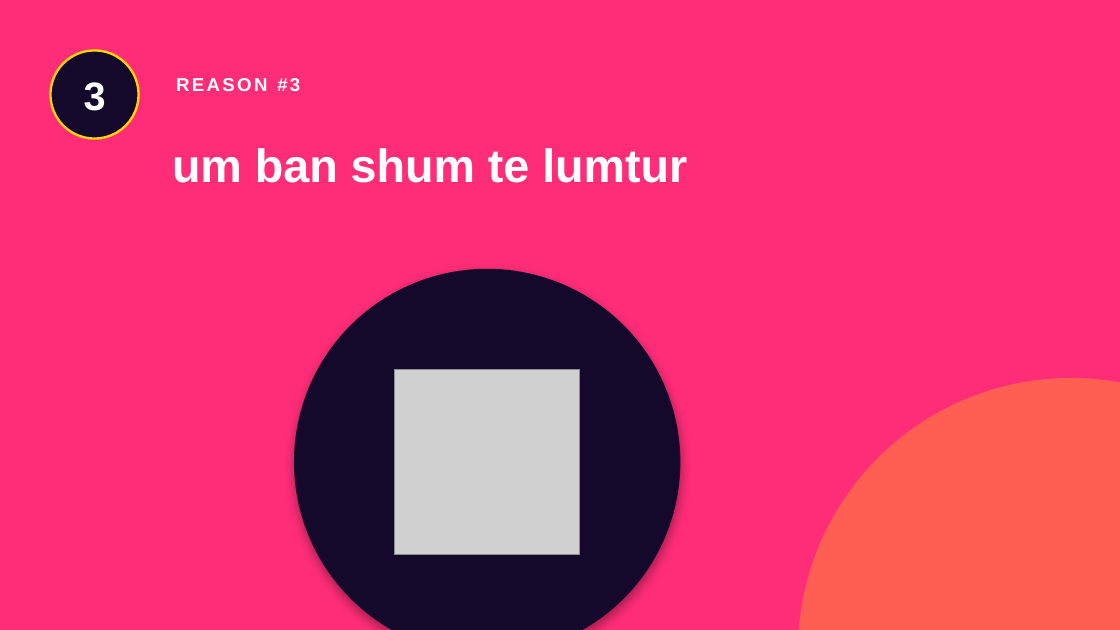
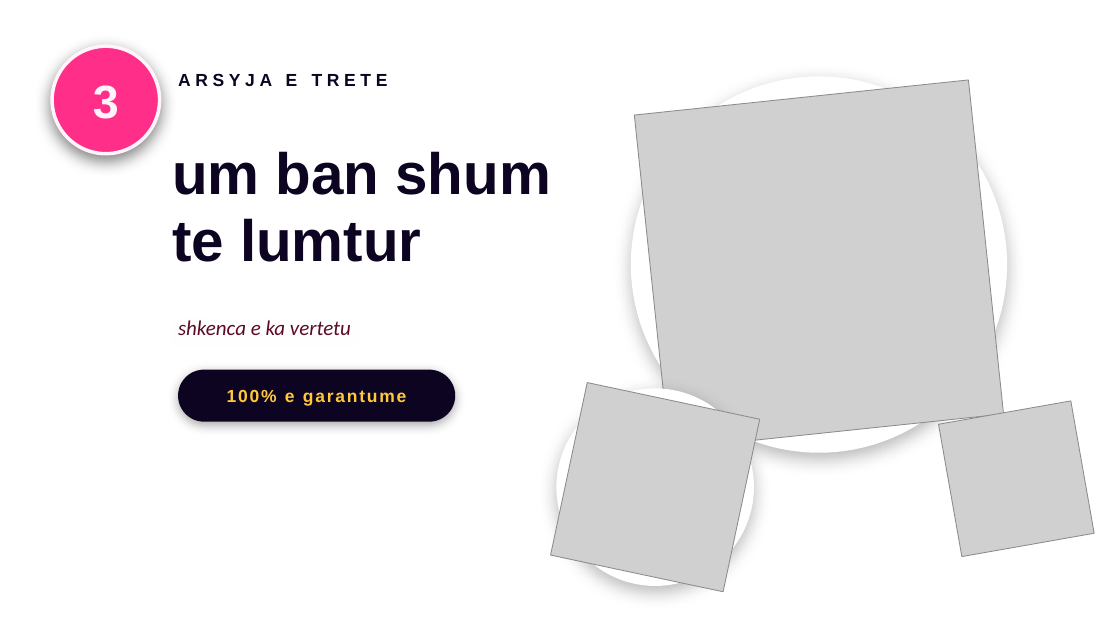
Before and after one commit to oltionselmani/Elbi, a slide deck: slide 4 of katseye-album-presentation.pptx. Drawn at 1120x630 pixels with LibreOffice and Linux fonts; fonts in the diff are those of the drawing; grey boxes stand for pictures; background and template pictures are left out. Boxes give left, top, right and bottom in pixels: in the first picture for what was removed or moved away, otherwise in the second. Text is boxed around its words. In the diff, an @@ line names an element or a change of style, - is before the commit and + after.

```diff
--- a/katseye-album-presentation.pptx
+++ b/katseye-album-presentation.pptx
@@ background #FF2D78 to picture (left out) @@
@@ text "3" at (x1=93, y1=85, x2=119, y2=119): size 34 to 40 pt, text colour #FFFFFF to #FFF4FA @@
@@ ellipse resized from (x1=50, y1=50, x2=139, y2=139) to (x1=52, y1=46, x2=160, y2=154) @@
@@ ellipse at (x1=52, y1=46, x2=160, y2=154): fill #15092B to #FF2E88; outline #FFD400 2 pt to #FFF4FA 3 pt; shadow on @@
@@ text at (x1=178, y1=73, x2=388, y2=86): text changed; size 16 to 15 pt; text colour #FFFFFF to #0C0420 @@
-REASON #3
+ARSYJA E TRETE
@@ ellipse added at (x1=631, y1=76, x2=1007, y2=453), fill #FFFFFF @@
@@ picture added at (x1=635, y1=80, x2=1004, y2=449) @@
@@ text at (x1=172, y1=151, x2=551, y2=262): text changed; size 40 to 50 pt; text colour #FFFFFF to #0C0420 @@
-um ban shum te lumtur
+um ban shum
+te lumtur
@@ ellipse removed at (x1=294, y1=269, x2=681, y2=630) @@
@@ text added at (x1=178, y1=320, x2=351, y2=335), 18 pt, text #5C0A28, italic @@
+shkenca e ka vertetu
@@ rounded rectangle added at (x1=178, y1=370, x2=455, y2=422), fill #0C0420 @@
@@ text added at (x1=227, y1=389, x2=295, y2=402), 15 pt, text #FFC93C, bold @@
+100% e garantume
@@ picture removed at (x1=395, y1=370, x2=581, y2=555) @@
@@ picture added at (x1=551, y1=383, x2=760, y2=592) @@
@@ ellipse added at (x1=556, y1=388, x2=754, y2=586), fill #FFFFFF @@
@@ ellipse removed at (x1=798, y1=378, x2=1120, y2=630) @@
@@ picture added at (x1=939, y1=401, x2=1095, y2=557) @@
```
Also in this commit, not shown: 7 other slides changed.
